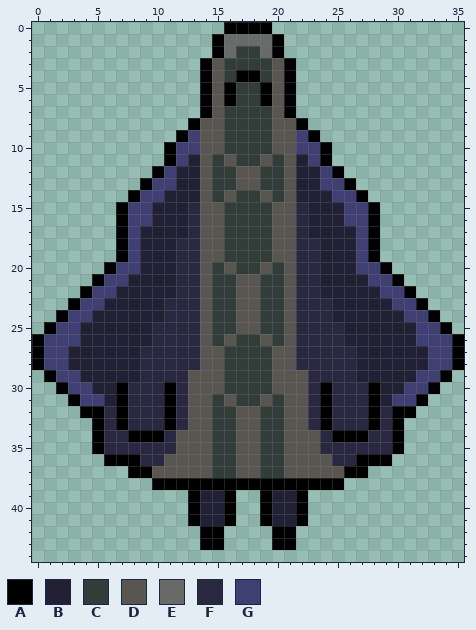
Pixel-art sprite, stored at GameContainers/assets/ship0.png. That is the earlier state.
The file is 36x45 pixels.
Palette (. is transparent): A #000000  B #222034  C #323c39  D #595652  E #696a6a  F #2a2840  G #3f3f74
After the commit:
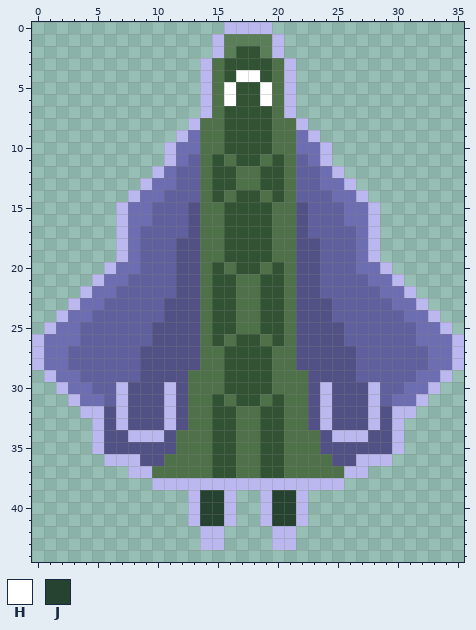
Colours new in this view: H #ffffff  J #264231
Commit: brighter ships
Changes in this commit:
Colour A changes from #000000 to #bbb8ef.
Colour B changes from #222034 to #60609e.
Colour C changes from #323c39 to #315334.
Colour D changes from #595652 to #4f7149.
Colour E changes from #696a6a to #597e58.
Colour F changes from #2a2840 to #515185.
Colour G changes from #3f3f74 to #6d6db2.
Colour H replaces colour A in row 4 at x 17 to 18; in rows 5 to 6 at x 16 and 19.
Colour J replaces colour B in rows 39 to 41 at x 14 to 15 and 20 to 21.
